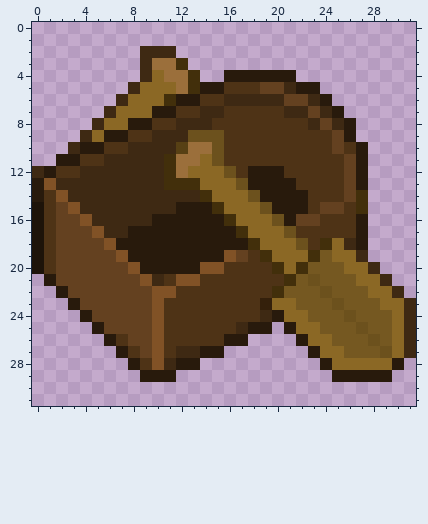
Edited in one commit: pixel-art sprite (textures/items/boat_dark_oak.png). The first picture shows the starting point.
The file is 32x32 pixels. Colours within 5 levels of each other are drawn and written as one.
Once edited:
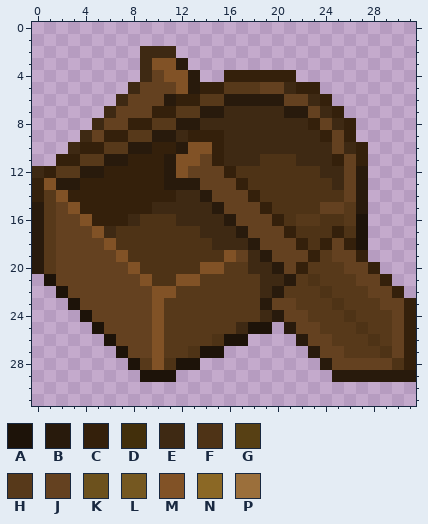
Palette (. is transparent): A #1d1309  B #281a0c  C #34200b  D #422f0b  E #3e2913  F #4e3316  G #574014  H #57391a  J #644120  K #6c511d  L #755821  M #815226  N #8b6825  P #9b6f3b
Change:
@@ x 0..31 @@
  2 .........EEE....................
- 3 .........EPPD...................
- 4 .........ENPPD..BBBBBB..........
- 5 ........ENNNPDBBFFFJJEBB........
- 6 .......ENNNDBBFFEEEEEJJEB.......
- 7 ......ENNNBBFFEEFFFFFEEJEB......
- 8 .....ENNBBFFEEEFFFFFFFFEJEB.....
- 9 ....ENBBFFEEEKKKFFFFFFFFFJB.....
-10 ...EBBFFEEEEGPPKFFFFFFFFFJFB....
-11 ..BBFFEEEEEDPPNKFFFFFFFFFFJB....
-12 EBFFEEEEEEEDPNNNKFBBBFFFFFJB....
-13 BMEEEEEEEEEDDDNNNKBBBBFFFFJB....
-14 BFMEEEEEEEEEEEDNNNKBBBBFFFJD....
-15 AFJMEEEEEEEEBBBDNNNKBBBFJJFD....
-16 AFJJMEEEEEBBBBBBDNNNKBJJFFFB....
-17 AFJJJMEEBBBBBBBBBDNNNKFFFFFB....
-18 AFJJJJMBBBBBBBBBBBDNNNKFDNEB....
-19 AFJJJJJMBBBBBBBBMJFDNNNDLNNE....
-20 AFJJJJJJMBBBBBMMFFFFDNDLLLNNE...
-21 .BJJJJJJJMEFMMFFFFFFFDLKLLLNNE..
-22 ..BJJJJJJJMMFFFFFFFFDLLLKLLLNNE.
-23 ...BJJJJJJMFFFFFFFFCNNLLLKLLLNNE
-24 ....BJJJJJMFFFFFFFFEBNNLLLKLLLNE
-25 .....BJJJJMFFFFFFEBB.BNNLLLKLLNE
-26 ......BFJJMFFFFFBB....BNNLLLKLNE
-27 .......BFJMFEEBB.......BNNLLLKNE
-28 ........BFMEBB..........BNNNNNB.
-29 .........BBB.............BBBBB..
+ 3 .........EMMB...................
+ 4 .........EJMMB..CCCCCC..........
+ 5 ........EJJJMBCCHHHJJECC........
+ 6 .......EJJJBCCHHBBBBBJJEC.......
+ 7 ......EJJJCCHHBBEEEEEBBJEC......
+ 8 .....EJJCCHHBBEEEEEEEEECJEC.....
+ 9 ....EJCCHHBBECCCEEEEEEEECJC.....
+10 ...ECCHHBBCCBMMCEEEEEEEEEJEC....
+11 ..CCHHBBCCCBMMJCEEEFFFEEECJC....
+12 ECHHBBCCCCCBMJJJCFFFFFFFEEJB....
+13 CMBBCCCCCCCBBBJJJCFFFFFFFEJB....
+14 CHMCCCCCCCCCEEBJJJCFFFFFFFJB....
+15 BHJMCCCCCCEEEEEBJJJCFFFFJJHB....
+16 BHJJMCCCEFFFEEEEBJJJCFHHFFHA....
+17 BHJJJMEFFFFFFFEEEBJJJCFFFCFA....
+18 BHJJJJMFFFFFFFFEEEBJJJCFCJCA....
+19 BHJJJJJMFFFFFFFFMJEBJJJCHJJC....
+20 BHJJJJJJMFFFFFMMHHEEBJCHHHJJC...
+21 .AJJJJJJJMFFMMHHHHHEEBHFHHHJJC..
+22 ..AJJJJJJJMMHHHHHHHEBHHHFHHHJJC.
+23 ...AJJJJJJMHHHHHHHHBJJHHHFHHHJJC
+24 ....AJJJJJMHHHHHHHHEBJJHHHFHHHJC
+25 .....AJJJJMHHHHHHEAA.BJJHHHFHHJC
+26 ......AJJJMHHHHFAA....BJJHHHFHJC
+27 .......AJJMHHFAA.......BJJHHHFJC
+28 ........AHMFAA..........BJJJJJFC
+29 .........AAA.............BBBBBBB
 30 ................................
Boxes around the changes in both pictures, in picture pixels (x1, y1, x2, y2):
changed: (32, 58, 416, 382)
